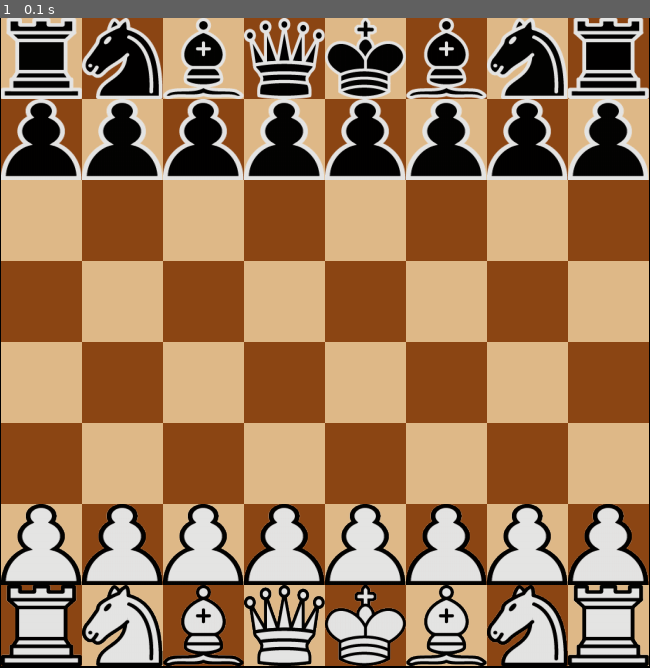
Above: before the commit, frame 1.
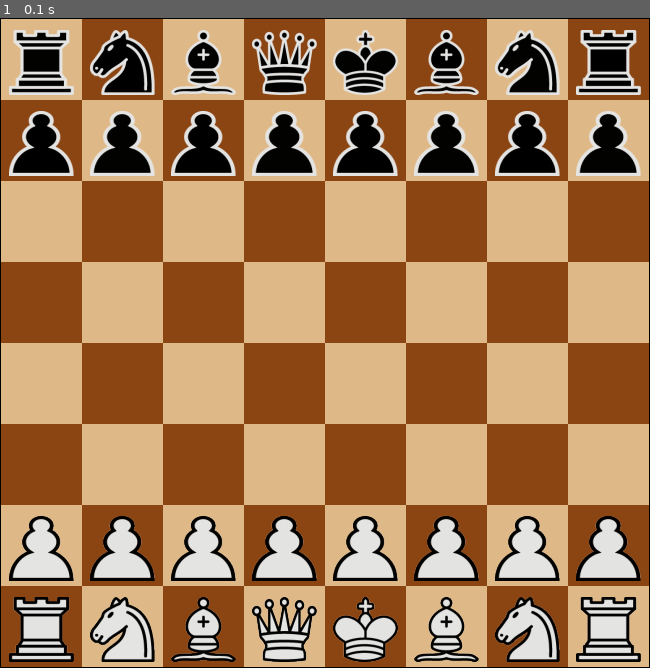
Above: after the commit, the same moment.

Repository: AndresLarrondobuno/Ajedrez
Game: pygame game, started from Partida.py
Two runs of this game, one before a commit and one after it. Both use one fixed random seed, a clock stepped at 60 frames per second and the inputs below.
Inputs:
- Up to frame 1 (0.1 s): no input

The runs differ from the first frame. In frame 1, 22% of the frame differs, in the area x 0-100%, y 0-100%.

Commit message:
+ administradorDePiezas y administradorDeImagenes

Diff:
--- /dev/null
+++ b/AdministradorDePiezas.py
@@ -0,0 +1,62 @@
+from Pieza import Peon, Alfil, Caballo, Torre, Reina, Rey
+
+class AdministradorDePiezas:
+
+    @staticmethod #devuelve lista de piezas, pudiendo filtrar por color
+    def lista_ordenada_de_piezas():
+        lista_de_piezas = []
+        lista_ordenada_de_nombres = AdministradorDePiezas.lista_ordenada_de_nombres_de_piezas()
+
+        for string in lista_ordenada_de_nombres:
+            pieza = AdministradorDePiezas.string_a_pieza(string)
+            lista_de_piezas.append(pieza)
+
+        return lista_de_piezas
+
+
+    @staticmethod
+    def string_a_pieza(string):
+        if "peon" in string and "_n" in string:
+            pieza = Peon("peon", "negra")
+        elif "peon" in string and "_b" in string:
+            pieza = Peon("peon", "blanca")
+        elif "alfil" in string and "_n" in string:
+            pieza = Alfil("alfil", "negra")
+        elif "alfil" in string and "_b" in string:
+            pieza = Alfil("alfil", "blanca")
+        elif "caballo" in string and "_n" in string:
+            pieza = Caballo("caballo", "negra")
+        elif "caballo" in string and "_b" in string:
+            pieza = Caballo("caballo", "blanca")
+        elif "torre" in string and "_n" in string:
+            pieza = Torre("torre", "negra")
+        elif "torre" in string and "_b" in string:
+            pieza = Torre("torre", "blanca")
+        elif "reina" in string and "_n" in string:
+            pieza = Reina("reina", "negra")
+        elif "reina" in string and "_b" in string:
+            pieza = Reina("reina", "blanca")
+        elif "rey" in string and "_n" in string:
+            pieza = Rey("rey", "negra")
+        elif "rey" in string and "_b" in string:
+            pieza = Rey("rey", "blanca")
+
+        return pieza
+
+
+    @staticmethod
+    def lista_ordenada_de_nombres_de_piezas():
+        orden_de_piezas_negras = []
+        orden_de_figuras_negras = ["torre_n", "caballo_n", "alfil_n", "reina_n", "rey_n", "alfil_n", "caballo_n", "torre_n"]
+        peones_de_negras = ["peon_n" for c in range(8)]
+        orden_de_piezas_negras.extend(orden_de_figuras_negras + peones_de_negras)
+
+        orden_de_piezas_blancas = []
+        orden_de_figuras_blancas = ["torre_b", "caballo_b", "alfil_b", "reina_b", "rey_b", "alfil_b", "caballo_b", "torre_b"]
+        peones_de_blancas = ["peon_b" for c in range(8)]
+        orden_de_piezas_negras.extend(peones_de_blancas + orden_de_figuras_blancas)
+
+        orden_de_piezas = []
+        orden_de_piezas.extend(orden_de_piezas_negras + orden_de_piezas_blancas)
+
+        return orden_de_piezas
--- a/Casilla.py
+++ b/Casilla.py
@@ -12,8 +12,9 @@
 
         self.x, self.y = coordenadas
         self.coordenadas = coordenadas
-        self.origen_de_dibujo = (int(self.x*self.ancho)+1, int(self.y*self.alto))
+        self.origen_de_dibujo = (int(self.x*self.ancho)+1, int(self.y*self.alto)+1)
         self.rect = Rect(self.origen_de_dibujo[0],self.origen_de_dibujo[1], self.ancho, self.alto)
+
         self.imagen = Surface(self.tamano)
         self.paridad = None
         self.color = None
@@ -21,6 +22,7 @@
 
         self.paridad_y_color()
         self.sprite = SpriteParaCasilla(self)
+        self.pieza = None
 
 
     def __repr__(self) -> str:
--- a/Interfaz.py
+++ b/Interfaz.py
@@ -31,27 +31,22 @@
         self.sprites_para_piezas.draw(self.ventana_principal)
 
 
-    def reimprimir_fondo(self):
-        self.ventana_principal.blit(self.background, Interfaz.origen_de_dibujo)
-
-
     def asignar_sprites_a_piezas(self):
         for pieza in self.tablero.piezas:
             pieza.sprite = SpriteParaPieza(pieza.imagen, pieza.casilla_ocupada)
 
 
-
     def asignar_imagenes_a_piezas(self):
         diccionario = AdministradorDeImagenes.diccionario_para_vincular_nombres_de_piezas_a_imagenes()
+        tamano_de_pieza = tuple([0.8 * elemento for elemento in Interfaz.tamano_casilla])
 
         for pieza in self.tablero.piezas:
             if pieza.color == "negra":
                 imagen = diccionario[pieza.nombre + "_n"]
-                pieza.imagen = AdministradorDeImagenes.aplicar_antialiasing(imagen, Interfaz.tamano_casilla)
+                pieza.imagen = AdministradorDeImagenes.aplicar_antialiasing(imagen, tamano_de_pieza)
             elif pieza.color == "blanca":
                 imagen = diccionario[pieza.nombre + "_b"]
-                pieza.imagen = AdministradorDeImagenes.aplicar_antialiasing(imagen, Interfaz.tamano_casilla)
-
+                pieza.imagen = AdministradorDeImagenes.aplicar_antialiasing(imagen, tamano_de_pieza)
 
 
     def sprite_group_piezas(self):
--- a/Jugador.py
+++ b/Jugador.py
@@ -1,3 +1,13 @@
-class Jugador():
-    def __init__(self) -> None:
-        pass
+
+class Jugador:
+    def __init__(self, color):
+        self.color = color
+        self.piezas = None
+
+
+    def mover_pieza(self, pieza, casilla_destino):
+        casilla_de_partida = pieza.casilla_ocupada
+        casilla_de_partida.ocupada == False
+
+        casilla_destino.pieza = pieza
+        casilla_destino.ocupada = True
--- a/Partida.py
+++ b/Partida.py
@@ -30,7 +30,6 @@
             eventos_mouse_button_down = [evento for evento in eventos if evento.type == pygame.MOUSEBUTTONDOWN]
             evento_exit = [evento for evento in eventos if evento.type == pygame.QUIT]
 
-            #interfaz.reimprimir_fondo()
             interfaz.imprimir_tablero()
 
             for evento in eventos:
--- a/Sprites.py
+++ b/Sprites.py
@@ -3,9 +3,19 @@
 class SpriteParaPieza(pygame.sprite.Sprite):
     def __init__(self, imagen, casilla_inicial):
         super().__init__()
-        self.image = pygame.transform.scale(imagen, casilla_inicial.tamano )#escalar
-        self.rect = casilla_inicial.rect
-        self.rect.x, self.rect.y = casilla_inicial.origen_de_dibujo
+        self.image = imagen
+        self.rect = self.posicion_centrada_en_casilla(casilla_inicial)
+
+
+    def posicion_centrada_en_casilla(self, casilla):
+        casilla_x, casilla_y = casilla.origen_de_dibujo
+        rect_pieza = pygame.Rect(casilla_x, casilla_y, casilla.ancho*0.8, casilla.alto*0.8)
+
+        diferencia_de_ancho = casilla.rect.width - rect_pieza.width
+
+        rect_pieza.x += diferencia_de_ancho //2
+        rect_pieza.y += diferencia_de_ancho //2 + 3
+        return rect_pieza
 
 
 
@@ -17,7 +27,6 @@
         self.rect = casilla.rect
         self.rect.x = casilla.origen_de_dibujo[0]
         self.rect.y = casilla.origen_de_dibujo[1]
-
 
 
 
--- a/TableroDeAjedrez.py
+++ b/TableroDeAjedrez.py
@@ -1,6 +1,5 @@
-import pygame
 from Casilla import Casilla
-from Pieza import Peon, Alfil, Caballo, Torre, Reina, Rey
+from AdministradorDePiezas import AdministradorDePiezas
 
 class TableroDeAjedrez:
     tamano = (650, 650)
@@ -8,21 +7,18 @@
     def __init__(self, partida):
         self.partida = partida
         self.ancho, self.alto = TableroDeAjedrez.tamano
-        self.ancho_en_casillas = 8
-        self.alto_en_casillas = 8
+        self.ancho_en_casillas, self.alto_en_casillas = 8, 8
 
         self.casillas = []
         self.agregar_casillas()
 
-
         self.casillas_iniciales_para_negras = self.casillas_ocupadas_al_inicio("negras")
         self.casillas_iniciales_para_blancas = self.casillas_ocupadas_al_inicio("blancas")
 
-        self.piezas = TableroDeAjedrez.lista_ordenada_de_piezas()
+        self.piezas = AdministradorDePiezas.lista_ordenada_de_piezas()
         self.piezas_negras = self.piezas[:16]
         self.piezas_blancas = self.piezas[16:]
-        self.asignar_casillas_a_piezas()
-
+        self.vincular_casillas_y_piezas()
 
 
     def agregar_casillas(self):
@@ -32,15 +28,19 @@
                 self.casillas.append(casilla)
 
 
-    def asignar_casillas_a_piezas(self):
+    def vincular_casillas_y_piezas(self):
         casillas_ordenadas_para_colocar_negras = self.casillas_iniciales_para_negras
         casillas_ordenadas_para_colocar_blancas = self.casillas_iniciales_para_blancas
 
         for i, casilla in enumerate(casillas_ordenadas_para_colocar_negras):
-            self.piezas_negras[i].casilla_ocupada = casilla
+            pieza_negra = self.piezas_negras[i]
+            pieza_negra.casilla_ocupada = casilla
+            casilla.pieza = pieza_negra
 
         for i, casilla in enumerate(casillas_ordenadas_para_colocar_blancas):
-            self.piezas_blancas[i].casilla_ocupada = casilla
+            pieza_blanca = self.piezas_blancas[i]
+            pieza_blanca.casilla_ocupada = casilla
+            casilla.pieza = pieza_blanca
 
 
     def casillas_ocupadas_al_inicio(self, color):
@@ -50,77 +50,3 @@
         elif color == "blancas":
             casillas_iniciales_para_blancas = self.casillas[48:]
             return casillas_iniciales_para_blancas
-
-
-    def columnas(self):
-        self.columna_a = [casilla for casilla in self.casillas if casilla.coordenadas[0] == 0]
-        self.columna_b = [casilla for casilla in self.casillas if casilla.coordenadas[0] == 1]
-        self.columna_c = [casilla for casilla in self.casillas if casilla.coordenadas[0] == 2]
-        self.columna_d = [casilla for casilla in self.casillas if casilla.coordenadas[0] == 3]
-        self.columna_e = [casilla for casilla in self.casillas if casilla.coordenadas[0] == 4]
-        self.columna_f = [casilla for casilla in self.casillas if casilla.coordenadas[0] == 5]
-        self.columna_g = [casilla for casilla in self.casillas if casilla.coordenadas[0] == 6]
-        self.columna_h = [casilla for casilla in self.casillas if casilla.coordenadas[0] == 7]
-
-
-
-
-
-    @staticmethod
-    def lista_ordenada_de_nombres_de_piezas():
-        orden_de_piezas_negras = []
-        orden_de_figuras_negras = ["torre_n", "caballo_n", "alfil_n", "reina_n", "rey_n", "alfil_n", "caballo_n", "torre_n"]
-        peones_de_negras = ["peon_n" for c in range(8)]
-        orden_de_piezas_negras.extend(orden_de_figuras_negras + peones_de_negras)
-
-        orden_de_piezas_blancas = []
-        orden_de_figuras_blancas = ["torre_b", "caballo_b", "alfil_b", "reina_b", "rey_b", "alfil_b", "caballo_b", "torre_b"]
-        peones_de_blancas = ["peon_b" for c in range(8)]
-        orden_de_piezas_negras.extend(peones_de_blancas + orden_de_figuras_blancas)
-
-        orden_de_piezas = []
-        orden_de_piezas.extend(orden_de_piezas_negras + orden_de_piezas_blancas)
-
-        return orden_de_piezas
-
-
-    @staticmethod
-    def string_a_pieza(string):
-        if "peon" in string and "_n" in string:
-            pieza = Peon("peon", "negra")
-        elif "peon" in string and "_b" in string:
-            pieza = Peon("peon", "blanca")
-        elif "alfil" in string and "_n" in string:
-            pieza = Alfil("alfil", "negra")
-        elif "alfil" in string and "_b" in string:
-            pieza = Alfil("alfil", "blanca")
-        elif "caballo" in string and "_n" in string:
-            pieza = Caballo("caballo", "negra")
-        elif "caballo" in string and "_b" in string:
-            pieza = Caballo("caballo", "blanca")
-        elif "torre" in string and "_n" in string:
-            pieza = Torre("torre", "negra")
-        elif "torre" in string and "_b" in string:
-            pieza = Torre("torre", "blanca")
-        elif "reina" in string and "_n" in string:
-            pieza = Reina("reina", "negra")
-        elif "reina" in string and "_b" in string:
-            pieza = Reina("reina", "blanca")
-        elif "rey" in string and "_n" in string:
-            pieza = Rey("rey", "negra")
-        elif "rey" in string and "_b" in string:
-            pieza = Rey("rey", "blanca")
-
-        return pieza
-
-
-    @staticmethod #devuelve lista de piezas, pudiendo filtrar por color
-    def lista_ordenada_de_piezas():
-        lista_de_piezas = []
-        lista_ordenada_de_nombres = TableroDeAjedrez.lista_ordenada_de_nombres_de_piezas()
-
-        for string in lista_ordenada_de_nombres:
-            pieza = TableroDeAjedrez.string_a_pieza(string)
-            lista_de_piezas.append(pieza)
-
-        return lista_de_piezas
--- a/test.py
+++ b/test.py
@@ -69,19 +69,43 @@
 
 ventana_ppal = pygame.display.set_mode((700,700))
 
-imagen = pygame.image.load(r"imagenes de piezas\128h\w_pawn_png_128px.png")
+imagen = pygame.image.load(r"imagenes de piezas\w_pawn_png_128px.png")
+
 
 def aplicar_antialiasing(imagen):
     imagen = imagen.convert_alpha()
     imagen_escalada_con_antialiasing = pygame.transform.smoothscale(imagen, (70, 70))
     return imagen_escalada_con_antialiasing
 
+
+def coordenadas_centradas_del_sprite_pieza(rect_contenedor, rect_contenido):
+    rect = pygame.Rect(rect_contenido)
+    diferencia_de_ancho = rect_contenedor.width - rect_contenido.width
+    rect.x += diferencia_de_ancho //2
+    rect.y += diferencia_de_ancho //2 + 3
+    return rect
+
+
+
+rect_grande = pygame.Rect(0, 0, 100, 100)
+superficie_rect_grande = pygame.Surface(rect_grande.size)
+
+rect_chico = pygame.Rect(0, 0, 75, 75)
+superficie_rect_chico = pygame.Surface(rect_chico.size)
+
 run = True
 
 while run:
 
+    coordenadas_pieza = coordenadas_centradas_del_rect_contenido(rect_grande, rect_chico)
     ventana_ppal.fill("white")
-    ventana_ppal.blit(aplicar_antialiasing(imagen), (0,0))
+    ventana_ppal.blit(superficie_rect_grande, (0,0))
+    ventana_ppal.blit(superficie_rect_chico, coordenadas_pieza)
+    superficie_rect_grande.fill("yellow")
+    superficie_rect_chico.fill("red")
+
+
+
     for evento in pygame.event.get():
         if evento == pygame.QUIT:
             run = False
